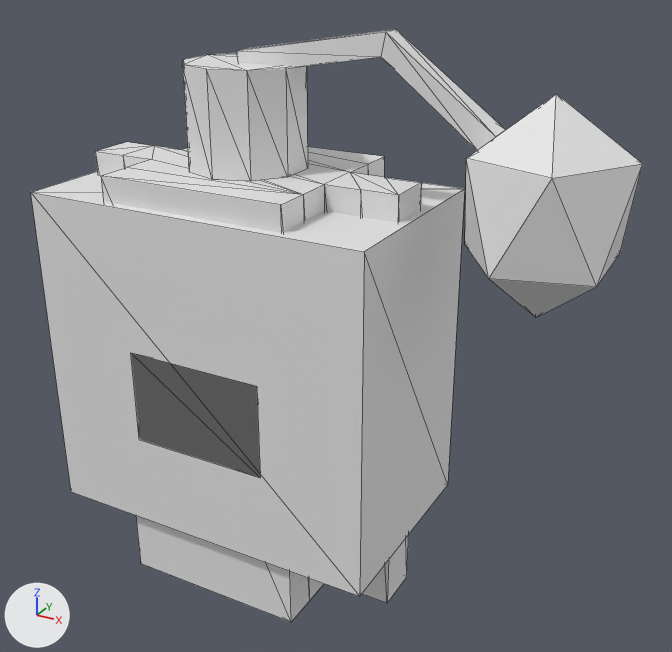
What one commit did to the glTF model assets/models/gifts/perfume.glb.
Both versions are drawn from a 50 mm lens placed at (0.1023, -0.1501, 0.1348), pointed at (0.0193, 0.0007, 0.0594). The lights are fixed; the arrows at lower left show +X, +Y and +Z. The older version comes first. Mesh edges are drawn as thin lines.

Names of what the first picture shows: 'gift_gold__gift_gold', 'gift_pink__gift_pink', 'glass__glass'.
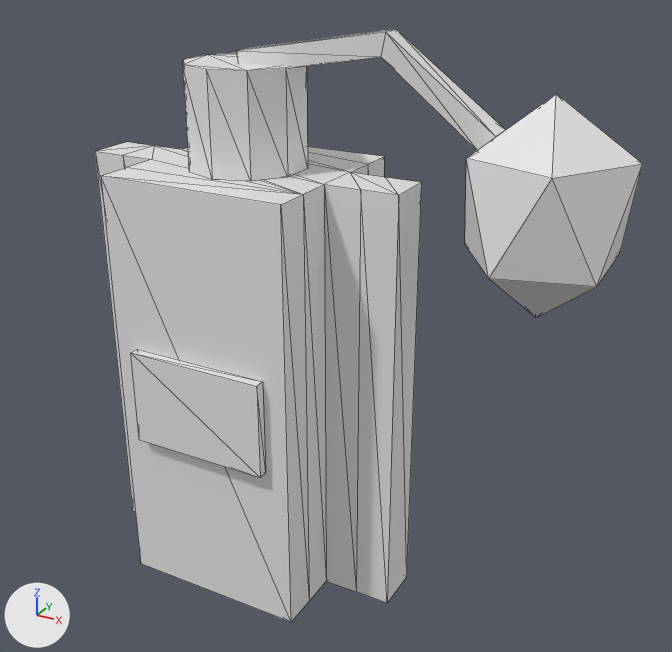
Where the change shows, as pixel boxes [x1, y1, x2, y2] in the pictures (672 x 652 px):
'glass__glass', deleted: before [31, 172, 465, 596]
'gift_pink__gift_pink', unchanged, uncovered by the edit: [95, 94, 643, 622] in both

Patch to the scene script:
```diff
--- a/assets/models/gifts/perfume.glb.py
+++ b/assets/models/gifts/perfume.glb.py
@@ ob_glass__glass @@
-ob_glass__glass = bpy.data.objects.new('glass__glass', me_glass__glass)
-ob_glass__glass.location = (0.0, 0.0, 0.0)
```
